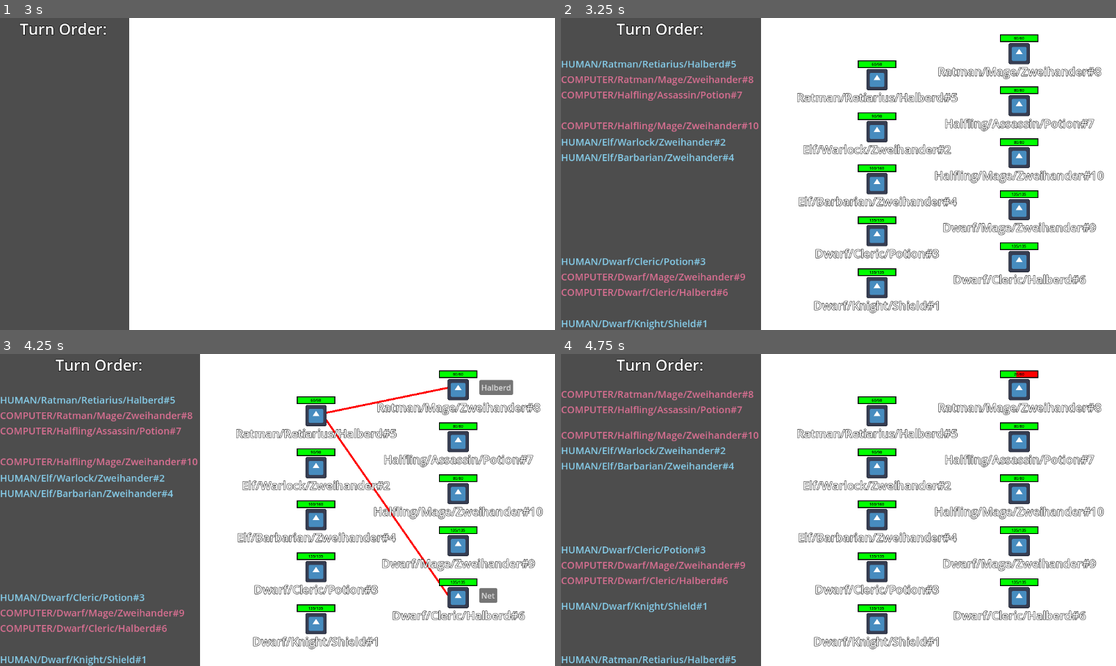
Above: before the commit, frames 1-4 (two rows, left to right).
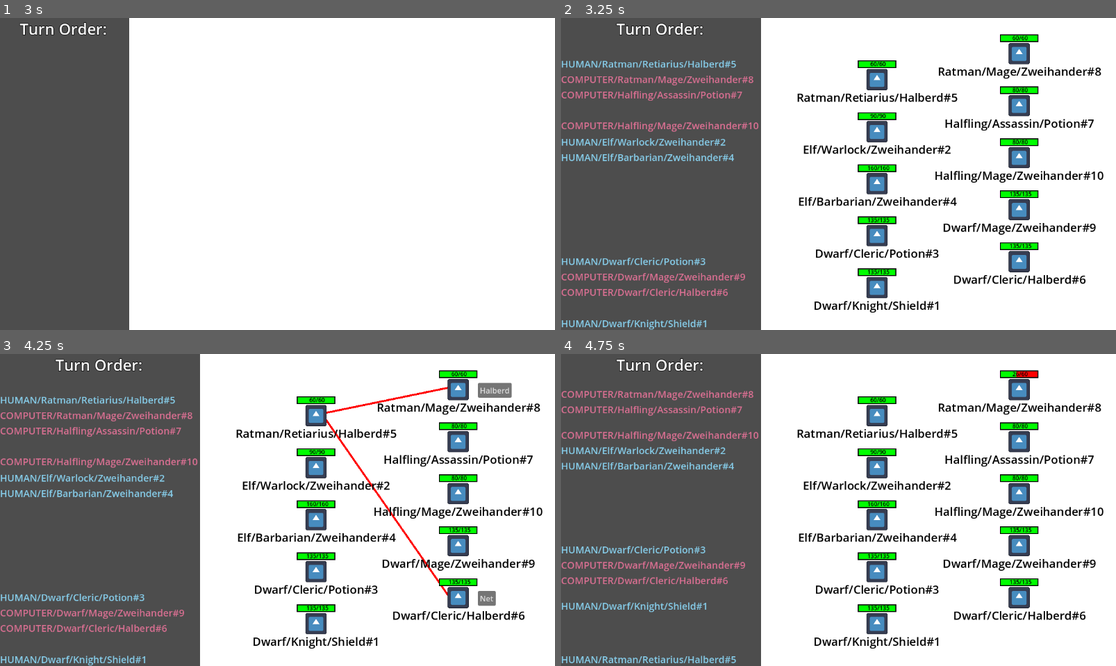
Above: after the commit, the same moments.

Repository: Habidakus/wild-jam-78-erase
Game: Godot game, scene res://Scenes/main.tscn
Two runs of this game, one before a commit and one after it. Both use one fixed random seed, a clock stepped at 60 frames per second and the inputs below. The engine's default icon, where the game draws it, is replaced by a stand-in: a white triangle on a blue panel in a dark square.
Inputs (mouse positions are in pixels of both pictures, inside the frame that each line leads up to):
- Up to frame 1 (3 s): tap Enter at 0.5, 2, 2.75 s; move the mouse to (399, 158) at 0.52 s; click (399, 158) at 0.67 s; click "Play" at 1.25 s; move the mouse to (166, 189) at 2.02 s; click (166, 189) at 2.17 s; move the mouse to (333, 105) at 2.77 s; click (333, 105) at 2.92 s
- Up to frame 2 (3.25 s): no input
- Up to frame 3 (4.25 s): tap Space at 3.5 s; move the mouse to (249, 572) at 3.52 s; click (249, 572) at 3.67 s
- Up to frame 4 (4.75 s): click "Halberd" at 4.25 s

Frame 1 is identical in both runs. In frame 2, 5.7% of the frame differs, in the area x 42-98%, y 5-95%; in frame 3, 6.1%; in frame 4, 5.7%.

Commit message:
Fixed tooltips and buttons

Diff:
--- a/Scenes/unit.tscn
+++ b/Scenes/unit.tscn
@@ -4,13 +4,12 @@
 [ext_resource type="Texture2D" uid="uid://yn1j86y4tp3v" path="res://icon.svg" id="2_exdoo"]
 
 [sub_resource type="LabelSettings" id="LabelSettings_jvyq2"]
-font_size = 8
+font_size = 12
 font_color = Color(0, 0, 0, 1)
 
 [sub_resource type="LabelSettings" id="LabelSettings_yv15j"]
 font_size = 24
-outline_size = 3
-outline_color = Color(0, 0, 0, 1)
+font_color = Color(0, 0, 0, 1)
 
 [node name="Unit" type="Control"]
 layout_mode = 3
@@ -91,12 +90,28 @@
 
 [node name="HealthText" type="Label" parent="HealthBar"]
 layout_mode = 0
-offset_top = -18.0
-offset_right = 40.0
-offset_bottom = -6.0
-text = "asdf"
+offset_top = -21.0
+offset_right = 46.0
+offset_bottom = -2.0
+text = "299/200"
 label_settings = SubResource("LabelSettings_jvyq2")
 horizontal_alignment = 1
+
+[node name="AttackBox" type="VBoxContainer" parent="HealthBar"]
+layout_mode = 0
+offset_left = 61.0
+offset_top = -34.0
+offset_right = 172.0
+offset_bottom = 77.0
+alignment = 1
+
+[node name="ActionBox" type="VBoxContainer" parent="HealthBar"]
+layout_mode = 0
+offset_left = -132.0
+offset_top = -34.0
+offset_right = -21.0
+offset_bottom = 77.0
+alignment = 1
 
 [node name="Name" type="Label" parent="."]
 layout_mode = 1
--- a/Scripts/attack_stats.gd
+++ b/Scripts/attack_stats.gd
@@ -122,8 +122,9 @@
 			return UnitStats.to_array(UnitStats.select_lowest(targets, func(a : UnitStats) : return 0.0 - a.current_health))
 	return []
 
-func generate_tooltip() -> String:
-	var ret_val : String = str(round((1.0 - stun) * damage * 10) / 10)
+func generate_tooltip(target : UnitStats) -> String:
+	var dmg : float = target.calculate_damage_from_attack(self)
+	var ret_val : String = str(round(dmg * 10.0)/10.0)
 	if acts_on_allies:
 		ret_val += " Healing"
 	elif armor_piercing:
--- a/Scripts/gamestate_combat.gd
+++ b/Scripts/gamestate_combat.gd
@@ -31,10 +31,11 @@
 		human_moves.append(emove)
 		var actor_graphic : UnitGraphics = game.battle_space_figures[emove.actorID]
 		var target_graphic : UnitGraphics = game.battle_space_figures[emove.targetID]
+		var target_stats : UnitStats = game.game_state.get_unit_by_id(emove.targetID)
 		if emove.actorID != emove.targetID:
-			actor_graphic.add_draw_attack(target_graphic, emove.attack, hover_callback.bind(emove), click_callback.bind(emove))
+			actor_graphic.add_draw_attack(target_graphic, emove.attack, target_stats, hover_callback.bind(emove), click_callback.bind(emove))
 		else:
-			actor_graphic.add_draw_action(emove.attack, hover_callback.bind(emove), click_callback.bind(emove))
+			actor_graphic.add_draw_action(emove.attack, target_stats, hover_callback.bind(emove), click_callback.bind(emove))
 
 func has_human_moves() -> bool:
 	return !human_moves.is_empty()
--- a/Scripts/unit_graphics.gd
+++ b/Scripts/unit_graphics.gd
@@ -2,6 +2,10 @@
 
 var max_health_width : float
 const our_scene : Resource = preload("res://Scenes/unit.tscn")
+
+var attack_list : Array
+var action_buttons : Array[Button]
+var attack_buttons : Array[Button]
 
 static func create() -> UnitGraphics:
 	var ret_val : UnitGraphics = our_scene.instantiate()
@@ -50,65 +54,41 @@
 		health_rect.hide()
 		health_text.text = "DEAD"
 
-var attack_list : Array
-func add_draw_attack(target : UnitGraphics, attack : AttackStats, hover_callback : Callable, click_callback : Callable) -> void:
-	attack_list.append([target, attack])
-	target.activate_attack_button(hover_callback, click_callback, attack)
+func add_draw_action(attack : AttackStats, target_stats : UnitStats, hover_callback : Callable, click_callback : Callable) -> void:
+	action_buttons.append(create_button(false, attack, target_stats, hover_callback, click_callback))
+
+func add_draw_attack(target_graphics : UnitGraphics, attack : AttackStats, target_stats : UnitStats, hover_callback : Callable, click_callback : Callable) -> void:
+	attack_list.append([target_graphics, attack])
+	target_graphics.activate_attack_button(hover_callback, click_callback, attack, target_stats)
 	queue_redraw()
 
-func add_draw_action(attack : AttackStats, hover_callback : Callable, click_callback : Callable) -> void:
-	activate_action_button(hover_callback, click_callback, attack)
+func activate_attack_button(hover_callback : Callable, click_callback : Callable, attack : AttackStats, target_stats : UnitStats) -> void:
+	attack_buttons.append(create_button(true, attack, target_stats, hover_callback, click_callback))
 
 func clean_up_human_UX() -> void:
 	attack_list.clear()
 	for button : Button in attack_buttons:
-		remove_child(button)
+		find_child("AttackBox").remove_child(button)
 		button.queue_free()
 	attack_buttons.clear()
 	for button : Button in action_buttons:
-		remove_child(button)
+		find_child("ActionBox").remove_child(button)
 		button.queue_free()
 	action_buttons.clear()
 	queue_redraw()
 
-func create_button(pos : Vector2, attack : AttackStats, hover_callback : Callable, click_callback : Callable) -> Button:
+func create_button(is_attack : bool, attack : AttackStats, target_stats : UnitStats, hover_callback : Callable, click_callback : Callable) -> Button:
 	var new_button : Button = Button.new()
-	new_button.position = pos
 	new_button.text = attack.attack_name
 	new_button.mouse_entered.connect(hover_callback.bind(true))
 	new_button.mouse_exited.connect(hover_callback.bind(false))
 	new_button.pressed.connect(click_callback)
-	new_button.tooltip_text = attack.generate_tooltip()
+	new_button.tooltip_text = attack.generate_tooltip(target_stats)
 	# TODO: Consult _make_custom_tooltip to see if we can make this look better
-	add_child(new_button)
+	if is_attack:
+		new_button.size_flags_horizontal = Control.SIZE_SHRINK_BEGIN
+		find_child("AttackBox").add_child(new_button)
+	else:
+		new_button.size_flags_horizontal = Control.SIZE_SHRINK_END
+		find_child("ActionBox").add_child(new_button)
 	return new_button
-
-var action_buttons : Array
-func activate_action_button(hover_callback : Callable, click_callback : Callable, attack : AttackStats) -> void:
-	const half_unit_graphic_height : float = 16.0
-	var base_pos : Vector2 = Vector2(-64, 0)
-	if !action_buttons.is_empty():
-		var count : int = 0
-		for existing_button : Button in action_buttons:
-			existing_button.position = base_pos + Vector2(0, calculate_offset(count, action_buttons.size() + 1, half_unit_graphic_height))
-			count += 1
-
-		var pos : Vector2 = base_pos + Vector2(0, calculate_offset(count, action_buttons.size() + 1, half_unit_graphic_height))
-		action_buttons.append(create_button(pos, attack, hover_callback, click_callback))
-	else:
-		action_buttons.append(create_button(base_pos, attack, hover_callback, click_callback))
-
-var attack_buttons : Array
-func activate_attack_button(hover_callback : Callable, click_callback : Callable, attack : AttackStats) -> void:
-	const half_unit_graphic_height : float = 16.0
-	var base_pos : Vector2 = Vector2(64, 0)
-	if !attack_buttons.is_empty():
-		var count : int = 0
-		for existing_button : Button in attack_buttons:
-			existing_button.position = base_pos + Vector2(0, calculate_offset(count, attack_buttons.size() + 1, half_unit_graphic_height))
-			count += 1
-
-		var pos : Vector2 = base_pos + Vector2(0, calculate_offset(count, attack_buttons.size() + 1, half_unit_graphic_height))
-		attack_buttons.append(create_button(pos, attack, hover_callback, click_callback))
-	else:
-		attack_buttons.append(create_button(base_pos, attack, hover_callback, click_callback))
